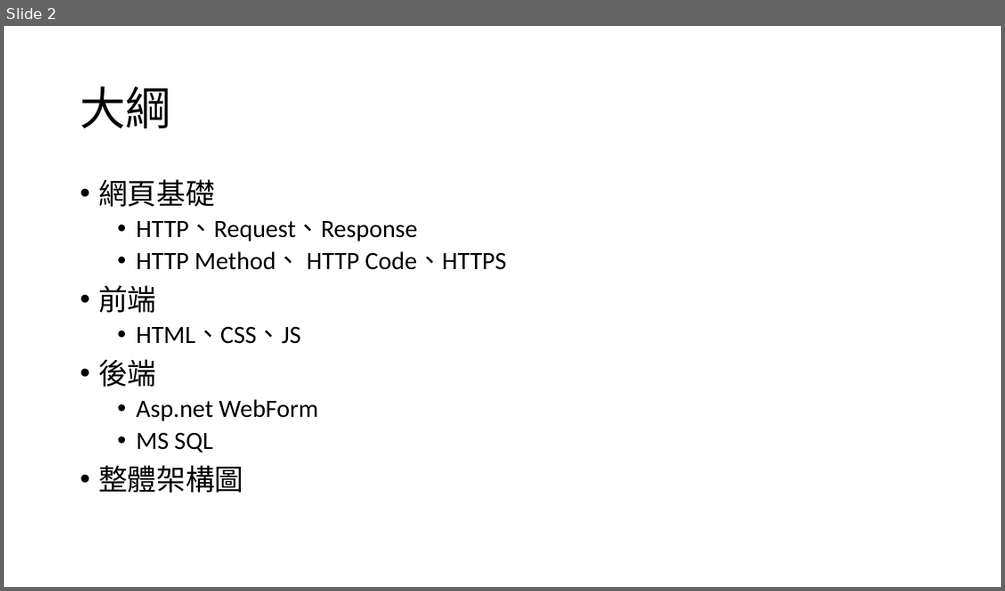
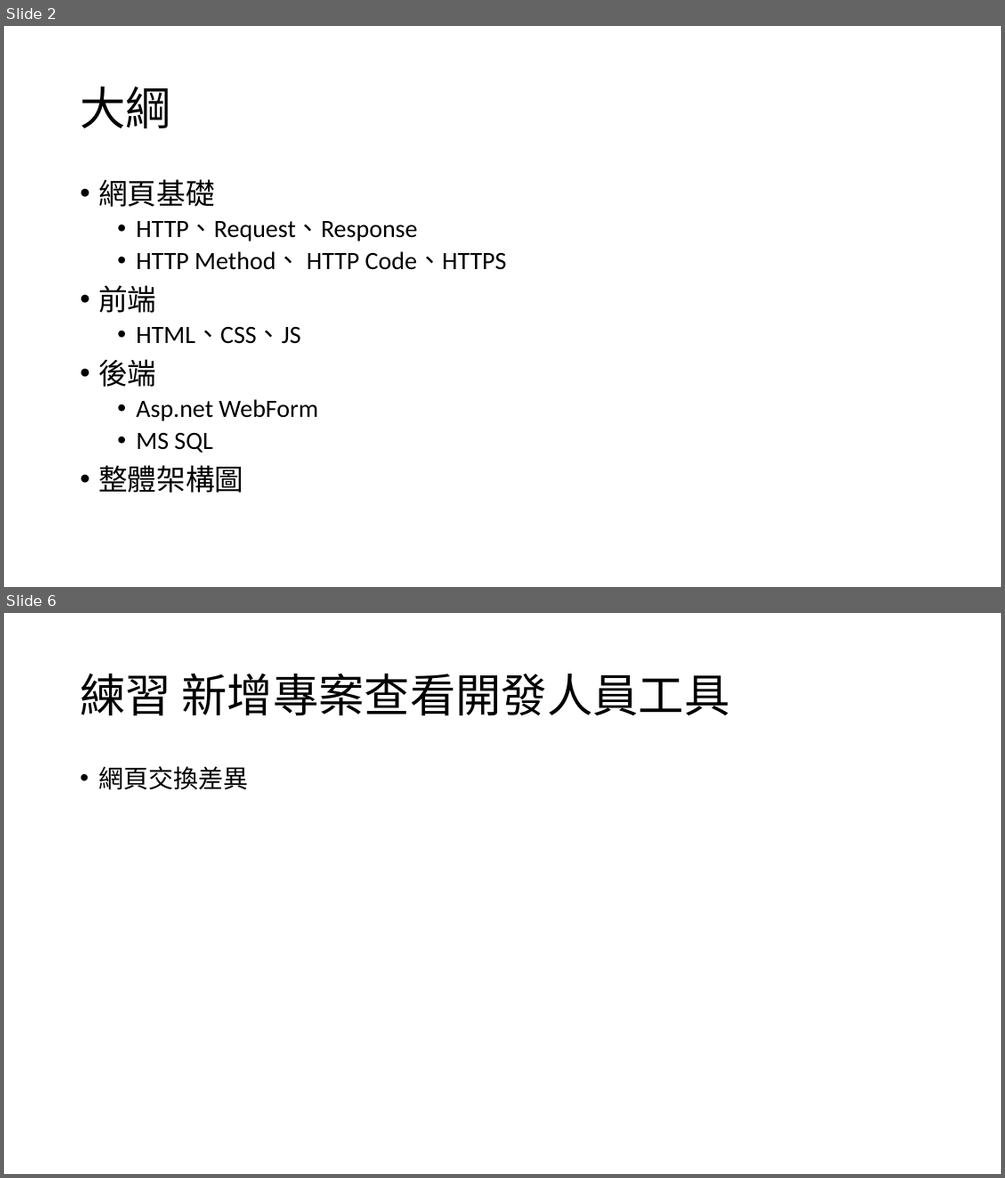
Before and after one commit to Q81JIAXIONG/-, a slide deck: 投影片/1.網頁基礎.pptx. Shown one above the other, each under a label of ours: slide 2 before the commit, slides 2 and 6 after it; the slides between them are not shown. The pictures are 1005x591 and 1005x1178 pixels, drawn with LibreOffice and Linux fonts; fonts in the diff are those of the drawing. Boxes give left, top, right and bottom in pixels: in the first picture for what was removed or moved away, otherwise in the second. Text is boxed around its words. In the diff, an @@ line names an element or a change of style, - is before the commit and + after.

```diff
--- a/投影片/1.網頁基礎.pptx
+++ b/投影片/1.網頁基礎.pptx
@@ slide 6 added at bbox=[4, 613, 1001, 1174], background #FFFFFF @@
@@ title added at bbox=[80, 673, 730, 716], 44 pt, text #000000 @@
+練習 新增專案查看開發人員工具
@@ text added at bbox=[98, 766, 248, 790], 24 pt, text #000000 @@
+  • 網頁交換差異
```
Also in this commit, not shown: 13 other slides added, 14 other files.
